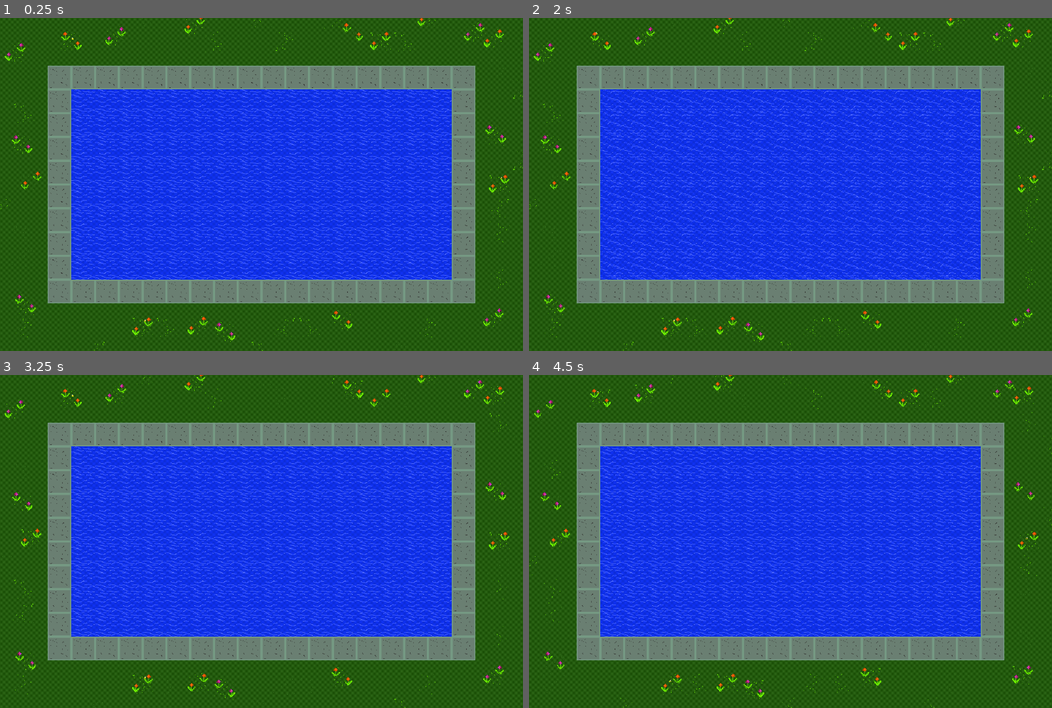
Above: before the commit, frames 1-4 (two rows, left to right).
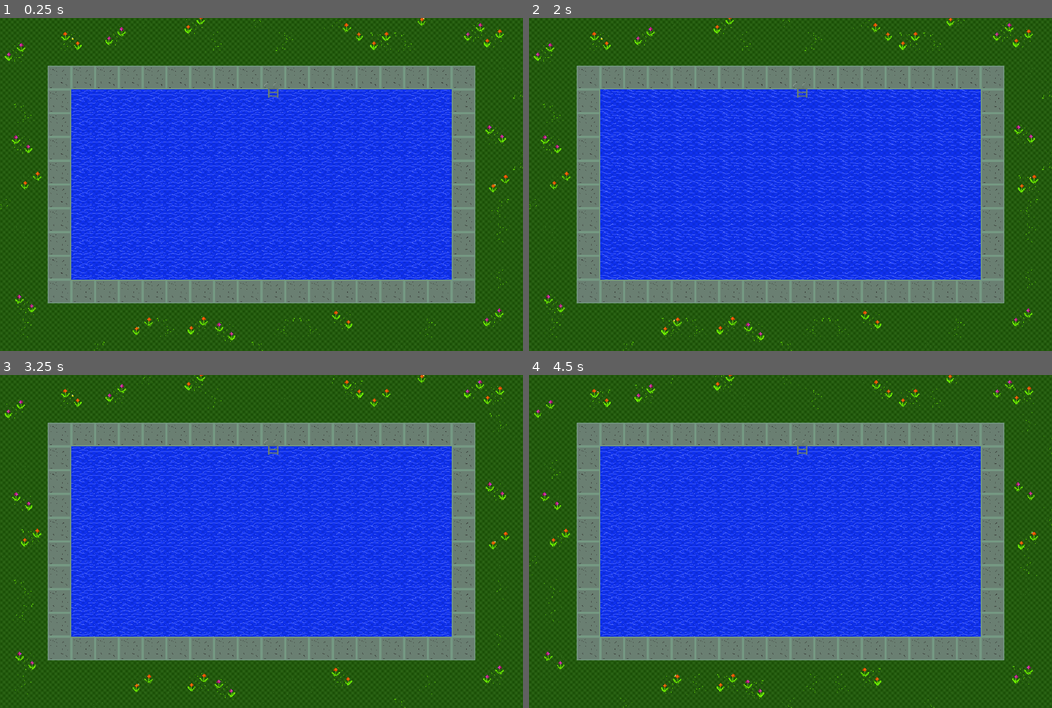
Above: after the commit, the same moments.

Repository: Plukers/ldjam42
Game: Godot game, scene res://Game.tscn
The game is run twice, just before and just after one commit, with the same random seed, the same clock (stepped at 60 frames per second) and the same inputs.
Inputs (mouse positions are in pixels of both pictures, inside the frame that each line leads up to):
- Up to frame 1 (0.25 s): no input
- Up to frame 2 (2 s): move the mouse to (905, 167) at 0.52 s; press the mouse at (905, 167) at 0.53 s; tap Enter at 1.25 s; move the mouse to (685, 201) at 1.27 s; release the mouse at (685, 201) at 1.28 s; click (685, 201) at 1.35 s
- Up to frame 3 (3.25 s): move the mouse to (313, 468) at 2.02 s; press the mouse at (313, 468) at 2.03 s; tap Space at 2.75 s; move the mouse to (235, 608) at 2.77 s; release the mouse at (235, 608) at 2.78 s; click (235, 608) at 2.85 s
- Up to frame 4 (4.5 s): move the mouse to (947, 591) at 3.52 s; press the mouse at (947, 591) at 3.53 s; tap Enter at 4.25 s; move the mouse to (633, 491) at 4.27 s; release the mouse at (633, 491) at 4.28 s; click (633, 491) at 4.35 s

The runs differ from the first frame. In frame 1, 9.9% of the frame differs, in the area x 13-98%, y 0-96%; in frame 2, 5.2%; in frame 3, 9.9%; in frame 4, 9.9%, in the area x 13-98%, y 0-97%.

Commit message:
add ladder for top and bottom, add ladderscene with switchable sprite and collision shape

Diff:
--- a/Game.tscn
+++ b/Game.tscn
@@ -12,7 +12,7 @@
 }
 _sections_unfolded = [ "Resource" ]
 
-[node name="Game" type="Node2D" index="0"]
+[node name="Game" type="Node2D"]
 
 script = ExtResource( 1 )
 Swimmer = ExtResource( 2 )
@@ -28,8 +28,7 @@
 
 [node name="SpawnLocation" type="PathFollow2D" parent="Spawn" index="0"]
 
-position = Vector2( -70.0621, -70 )
-rotation = 0.00628632
+position = Vector2( -59.6273, -70 )
 offset = 0.0
 h_offset = 0.0
 v_offset = 0.0
--- /dev/null
+++ b/Pool/Ladder.gd
@@ -0,0 +1,25 @@
+extends Node2D
+
+
+export(int, "top", "bottom", "left", "right") var sprite_number = 1
+var top_ladder = preload("res://Assets/Pool/ladder_top.png")
+var bottom_ladder = preload("res://Assets/Pool/ladder_bottom.png")
+var left_ladder = preload("res://Assets/Pool/ladder_top.png")
+var right_ladder = preload("res://Assets/Pool/ladder_bottom.png")
+func _ready():
+	match sprite_number:
+		1:
+			$Sprite.set_texture(top_ladder)
+		2:
+			$Sprite.set_texture(bottom_ladder)
+		3:
+			$Sprite.set_texture(left_ladder)
+		4:
+			$Sprite.set_texture(right_ladder)
+
+	pass
+
+#func _process(delta):
+#	# Called every frame. Delta is time since last frame.
+#	# Update game logic here.
+#	pass
--- /dev/null
+++ b/Pool/Ladder.tscn
@@ -0,0 +1,33 @@
+[gd_scene load_steps=4 format=2]
+
+[ext_resource path="res://Pool/Ladder.gd" type="Script" id=1]
+[ext_resource path="res://Assets/Pool/ladder_top.png" type="Texture" id=2]
+
+[sub_resource type="RectangleShape2D" id=1]
+
+custom_solver_bias = 0.0
+extents = Vector2( 24, 24 )
+
+[node name="Ladder" type="Node2D"]
+
+script = ExtResource( 1 )
+sprite_number = 1
+
+[node name="Sprite" type="Sprite" parent="." index="0"]
+
+texture = ExtResource( 2 )
+
+[node name="Area2D" type="Area2D" parent="." index="1"]
+
+input_pickable = true
+gravity_vec = Vector2( 0, 1 )
+gravity = 98.0
+linear_damp = 0.1
+angular_damp = 1.0
+audio_bus_override = false
+audio_bus_name = "Master"
+
+[node name="CollisionShape2D" type="CollisionShape2D" parent="Area2D" index="0"]
+
+shape = SubResource( 1 )
+_sections_unfolded = [ "Transform" ]
--- a/Pool/Pool.tscn
+++ b/Pool/Pool.tscn
@@ -1,11 +1,12 @@
-[gd_scene load_steps=11 format=2]
+[gd_scene load_steps=12 format=2]
 
 [ext_resource path="res://Pool/Pool_tileset.tres" type="TileSet" id=1]
 [ext_resource path="res://Pool/Flowers.tscn" type="PackedScene" id=2]
 [ext_resource path="res://Pool/Flowers_2.tscn" type="PackedScene" id=3]
 [ext_resource path="res://Pool/Flowers_3.tscn" type="PackedScene" id=4]
 [ext_resource path="res://Pool/Water_1.tscn" type="PackedScene" id=5]
-[ext_resource path="res://Pool/Medow.tscn" type="PackedScene" id=6]
+[ext_resource path="res://Pool/Ladder.tscn" type="PackedScene" id=6]
+[ext_resource path="res://Pool/Medow.tscn" type="PackedScene" id=7]
 
 [sub_resource type="RectangleShape2D" id=1]
 
@@ -27,7 +28,7 @@
 custom_solver_bias = 0.0
 extents = Vector2( 15.7847, 358.153 )
 
-[node name="Pool" type="Node"]
+[node name="Pool" type="Node" index="0"]
 
 _sections_unfolded = [ "Collision" ]
 
@@ -50,10 +51,12 @@
 occluder_light_mask = 1
 format = 1
 tile_data = PoolIntArray( -1, 3, 0, -65536, 3, 0, -65535, 3, 0, -65534, 3, 0, -65533, 3, 0, -65532, 3, 0, -65531, 3, 0, …(5153 unchanged characters)…
+__meta__ = {
+"_edit_lock_": true
+}
 
 [node name="PoolBorder" type="StaticBody2D" parent="." index="1"]
 
-editor/display_folded = true
 input_pickable = false
 collision_layer = 1
 collision_mask = 0
@@ -178,26 +181,23 @@
 [node name="Flowers16" parent="Flowers" index="15" instance=ExtResource( 4 )]
 
 position = Vector2( 192, 64 )
-frame = 2
+frame = 4
 flip_h = true
 _sections_unfolded = [ "Transform" ]
 
 [node name="Flowers17" parent="Flowers" index="16" instance=ExtResource( 4 )]
 
 position = Vector2( 384, 832 )
-frame = 1
 _sections_unfolded = [ "Transform" ]
 
 [node name="Flowers18" parent="Flowers" index="17" instance=ExtResource( 4 )]
 
 position = Vector2( 1152, 0 )
-frame = 1
 _sections_unfolded = [ "Transform" ]
 
 [node name="Flowers19" parent="Flowers" index="18" instance=ExtResource( 4 )]
 
 position = Vector2( 1344, 448 )
-frame = 1
 _sections_unfolded = [ "Transform" ]
 
 [node name="WaitArea" type="Area2D" parent="." index="3"]
@@ -237,162 +237,165 @@
 
 [node name="Water" type="Node" parent="." index="4"]
 
+[node name="Water" parent="Water" index="0" instance=ExtResource( 5 )]
+
+position = Vector2( 704, 448 )
+frame = 2
+
+[node name="Ladder" parent="Water/Water" index="0" instance=ExtResource( 6 )]
+
+position = Vector2( 31.7759, -255.396 )
+sprite_number = 2
+
+[node name="Medow" type="Node" parent="." index="5"]
+
 editor/display_folded = true
 
-[node name="Water" parent="Water" index="0" instance=ExtResource( 5 )]
-
-position = Vector2( 704, 448 )
-frame = 0
-
-[node name="Medow" type="Node" parent="." index="5"]
-
-editor/display_folded = true
-
-[node name="Medow" parent="Medow" index="0" instance=ExtResource( 6 )]
+[node name="Medow" parent="Medow" index="0" instance=ExtResource( 7 )]
 
 position = Vector2( 384, 0 )
 frame = 3
 _sections_unfolded = [ "Transform" ]
 
-[node name="Medow2" parent="Medow" index="1" instance=ExtResource( 6 )]
+[node name="Medow2" parent="Medow" index="1" instance=ExtResource( 7 )]
 
 position = Vector2( 576, 64 )
 _sections_unfolded = [ "Transform" ]
 
-[node name="Medow23" parent="Medow" index="2" instance=ExtResource( 6 )]
+[node name="Medow23" parent="Medow" index="2" instance=ExtResource( 7 )]
 
 position = Vector2( 704, 0 )
 frame = 1
 flip_h = true
 _sections_unfolded = [ "Transform" ]
 
-[node name="Medow24" parent="Medow" index="3" instance=ExtResource( 6 )]
+[node name="Medow24" parent="Medow" index="3" instance=ExtResource( 7 )]
 
 position = Vector2( 768, 64 )
 frame = 1
 flip_v = true
 _sections_unfolded = [ "Transform" ]
 
-[node name="Medow3" parent="Medow" index="4" instance=ExtResource( 6 )]
+[node name="Medow3" parent="Medow" index="4" instance=ExtResource( 7 )]
 
 position = Vector2( 896, 0 )
 _sections_unfolded = [ "Transform" ]
 
-[node name="Medow4" parent="Medow" index="5" instance=ExtResource( 6 )]
+[node name="Medow4" parent="Medow" index="5" instance=ExtResource( 7 )]
 
 position = Vector2( 1088, 64 )
 frame = 1
 _sections_unfolded = [ "Transform" ]
 
-[node name="Medow5" parent="Medow" index="6" instance=ExtResource( 6 )]
+[node name="Medow5" parent="Medow" index="6" instance=ExtResource( 7 )]
 
 position = Vector2( 64, 256 )
 frame = 1
 _sections_unfolded = [ "Transform" ]
 
-[node name="Medow6" parent="Medow" index="7" instance=ExtResource( 6 )]
+[node name="Medow6" parent="Medow" index="7" instance=ExtResource( 7 )]
 
 position = Vector2( 0, 512 )
 frame = 1
 flip_v = true
 _sections_unfolded = [ "Transform" ]
 
-[node name="Medow7" parent="Medow" index="8" instance=ExtResource( 6 )]
+[node name="Medow7" parent="Medow" index="8" instance=ExtResource( 7 )]
 
 position = Vector2( 64, 576 )
 frame = 3
 _sections_unfolded = [ "Transform" ]
 
-[node name="Medow8" parent="Medow" index="9" instance=ExtResource( 6 )]
+[node name="Medow8" parent="Medow" index="9" instance=ExtResource( 7 )]
 
 position = Vector2( 64, 640 )
 frame = 3
 flip_h = true
 _sections_unfolded = [ "Transform" ]
 
-[node name="Medow9" parent="Medow" index="10" instance=ExtResource( 6 )]
+[node name="Medow9" parent="Medow" index="10" instance=ExtResource( 7 )]
 
 position = Vector2( 64, 832 )
 flip_v = true
 _sections_unfolded = [ "Transform" ]
 
-[node name="Medow10" parent="Medow" index="11" instance=ExtResource( 6 )]
+[node name="Medow10" parent="Medow" index="11" instance=ExtResource( 7 )]
 
 position = Vector2( 256, 896 )
 frame = 1
 flip_h = true
 _sections_unfolded = [ "Transform" ]
 
-[node name="Medow11" parent="Medow" index="12" instance=ExtResource( 6 )]
+[node name="Medow11" parent="Medow" index="12" instance=ExtResource( 7 )]
 
 position = Vector2( 448, 832 )
 frame = 1
 _sections_unfolded = [ "Transform" ]
 
-[node name="Medow12" parent="Medow" index="13" instance=ExtResource( 6 )]
+[node name="Medow12" parent="Medow" index="13" instance=ExtResource( 7 )]
 
 position = Vector2( 704, 896 )
 frame = 1
 _sections_unfolded = [ "Transform" ]
 
-[node name="Medow13" parent="Medow" index="14" instance=ExtResource( 6 )]
+[node name="Medow13" parent="Medow" index="14" instance=ExtResource( 7 )]
 
 position = Vector2( 768, 832 )
 frame = 1
 flip_h = true
 _sections_unfolded = [ "Transform" ]
 
-[node name="Medow14" parent="Medow" index="15" instance=ExtResource( 6 )]
+[node name="Medow14" parent="Medow" index="15" instance=ExtResource( 7 )]
 
 position = Vector2( 832, 832 )
 frame = 1
 _sections_unfolded = [ "Transform" ]
 
-[node name="Medow15" parent="Medow" index="16" instance=ExtResource( 6 )]
+[node name="Medow15" parent="Medow" index="16" instance=ExtResource( 7 )]
 
 position = Vector2( 1088, 896 )
 frame = 3
 _sections_unfolded = [ "Transform" ]
 
-[node name="Medow16" parent="Medow" index="17" instance=ExtResource( 6 )]
+[node name="Medow16" parent="Medow" index="17" instance=ExtResource( 7 )]
 
 position = Vector2( 1152, 832 )
 flip_v = true
 _sections_unfolded = [ "Transform" ]
 
-[node name="Medow17" parent="Medow" index="18" instance=ExtResource( 6 )]
+[node name="Medow17" parent="Medow" index="18" instance=ExtResource( 7 )]
 
 position = Vector2( 1344, 704 )
 _sections_unfolded = [ "Transform" ]
 
-[node name="Medow18" parent="Medow" index="19" instance=ExtResource( 6 )]
+[node name="Medow18" parent="Medow" index="19" instance=ExtResource( 7 )]
 
 position = Vector2( 1344, 576 )
 flip_v = true
 _sections_unfolded = [ "Transform" ]
 
-[node name="Medow19" parent="Medow" index="20" instance=ExtResource( 6 )]
+[node name="Medow19" parent="Medow" index="20" instance=ExtResource( 7 )]
 
 position = Vector2( 1344, 512 )
 frame = 1
 flip_h = true
 _sections_unfolded = [ "Transform" ]
 
-[node name="Medow20" parent="Medow" index="21" instance=ExtResource( 6 )]
+[node name="Medow20" parent="Medow" index="21" instance=ExtResource( 7 )]
 
 position = Vector2( 1408, 384 )
 frame = 1
 flip_v = true
 _sections_unfolded = [ "Transform" ]
 
-[node name="Medow21" parent="Medow" index="22" instance=ExtResource( 6 )]
+[node name="Medow21" parent="Medow" index="22" instance=ExtResource( 7 )]
 
 position = Vector2( 1408, 192 )
 frame = 1
 flip_v = true
 _sections_unfolded = [ "Transform" ]
 
-[node name="Medow22" parent="Medow" index="23" instance=ExtResource( 6 )]
+[node name="Medow22" parent="Medow" index="23" instance=ExtResource( 7 )]
 
 position = Vector2( 1344, 128 )
 frame = 3
Binary file added: Assets/Pool/ladder_bottom.png
Not shown, added: Assets/Pool/ladder_bottom.png.import
Binary file added: Assets/Pool/ladder_top.png
Not shown, added: Assets/Pool/ladder_top.png.import
